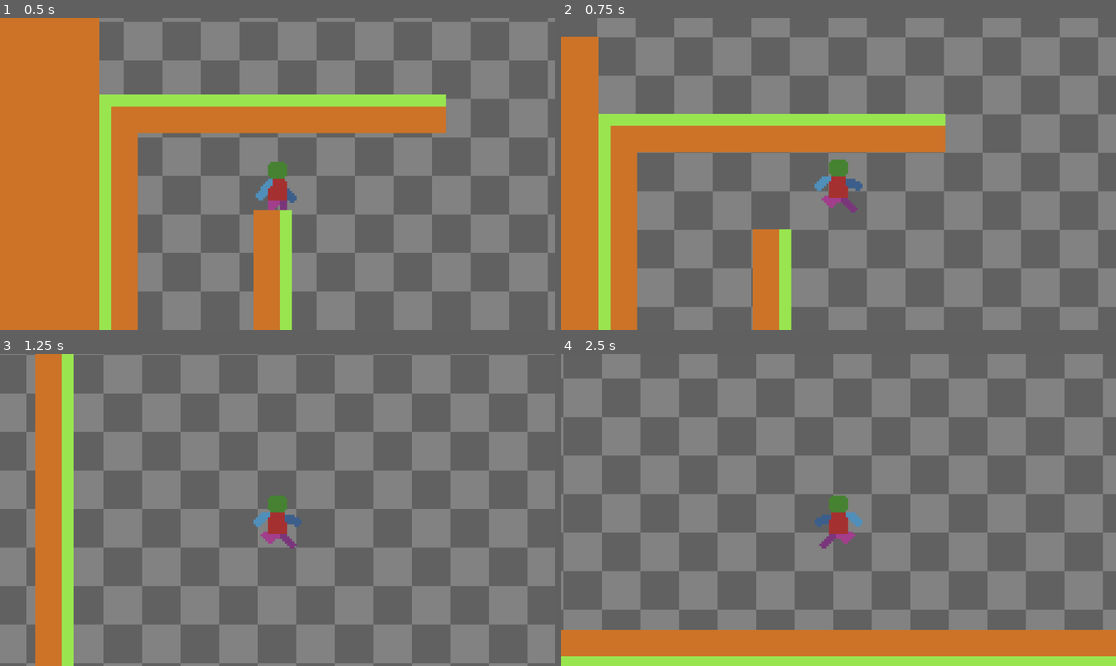
Above: before the commit, frames 1-4 (two rows, left to right).
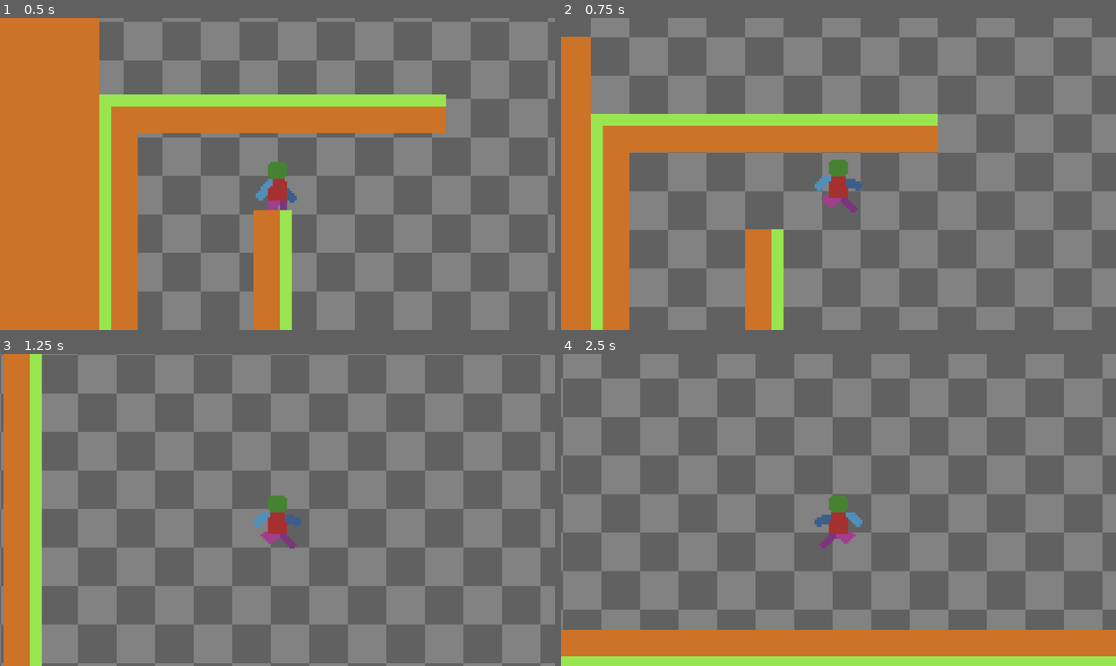
Above: after the commit, the same moments.

Repository: banjobanana/GameJam
Game: Godot game, scene res://Scenes/node_2d.tscn
Two runs of this game, one before a commit and one after it. Both use one fixed random seed, a clock stepped at 60 frames per second and the inputs below.
Inputs:
- Up to frame 1 (0.5 s): no input
- Up to frame 2 (0.75 s): hold D (Right) from 0.53 s (still down); hold Space (Jump) from 0.53 s (still down)
- Up to frame 3 (1.25 s): keep holding D (Right); keep holding Space (Jump)
- Up to frame 4 (2.5 s): release Space (Jump) at 1.28 s; tap Space (Jump) at 1.35, 1.52, 1.82 s; release D (Right) at 2.03 s; hold A (Left) from 2.03 s (still down); hold Space (Jump) from 2.03 s (still down)

Frame 1 is identical in both runs. In frame 2, 16% of the frame differs, in the area x 5-97%, y 0-100%; in frame 3, 69%; in frame 4, 85%, in the area x 0-100%, y 0-89%.

Commit message:
Wall Slide
Wall slide implemented
set up dependecies for wall jump

Diff:
--- a/project-box/Scenes/States.gd
+++ b/project-box/Scenes/States.gd
@@ -6,3 +6,5 @@
 @onready var Jump = $Jump
 @onready var JumpPeak = $JumpPeak
 @onready var Fall  = $Fall
+@onready var WallCling: = $WallCling
+@onready var  WallJump = $WallJump
--- a/project-box/Scenes/player.tscn
+++ b/project-box/Scenes/player.tscn
@@ -9,6 +9,16 @@
 [ext_resource type="Script" uid="uid://bysuikivgfwxt" path="res://States/JumpState.gd" id="7_3smsa"]
 [ext_resource type="Script" uid="uid://beiqu4o7cs886" path="res://States/JumpPeakState.gd" id="8_8erm5"]
 [ext_resource type="Script" uid="uid://vvpi5bakvxb0" path="res://States/FallState.gd" id="9_f1ek2"]
+[ext_resource type="Script" uid="uid://450ng7h7sogj" path="res://States/WallJumpState.gd" id="10_tx1dd"]
+[ext_resource type="Script" uid="uid://cu77dp0u4o4u5" path="res://States/WallClingState.gd" id="11_gymyn"]
+
+[sub_resource type="AtlasTexture" id="AtlasTexture_tx1dd"]
+atlas = ExtResource("1_4flbx")
+region = Rect2(0, 320, 32, 32)
+
+[sub_resource type="AtlasTexture" id="AtlasTexture_gymyn"]
+atlas = ExtResource("1_4flbx")
+region = Rect2(0, 352, 32, 32)
 
 [sub_resource type="AtlasTexture" id="AtlasTexture_pylmc"]
 atlas = ExtResource("1_4flbx")
@@ -88,6 +98,22 @@
 
 [sub_resource type="SpriteFrames" id="SpriteFrames_b26j0"]
 animations = [{
+"frames": [{
+"duration": 1.0,
+"texture": SubResource("AtlasTexture_tx1dd")
+}],
+"loop": true,
+"name": &"WallCling",
+"speed": 5.0
+}, {
+"frames": [{
+"duration": 1.0,
+"texture": SubResource("AtlasTexture_gymyn")
+}],
+"loop": true,
+"name": &"WallJump",
+"speed": 5.0
+}, {
 "frames": [{
 "duration": 1.0,
 "texture": SubResource("AtlasTexture_pylmc")
@@ -167,18 +193,18 @@
 }]
 
 [sub_resource type="RectangleShape2D" id="RectangleShape2D_n7ghd"]
-size = Vector2(11, 21)
+size = Vector2(8, 21)
 
 [node name="CharacterBody2D" type="CharacterBody2D"]
 script = ExtResource("1_onrkg")
 
 [node name="AnimatedSprite2D" type="AnimatedSprite2D" parent="."]
 sprite_frames = SubResource("SpriteFrames_b26j0")
-animation = &"idle"
+animation = &"WallJump"
 autoplay = "idle"
 
 [node name="CollisionShape2D" type="CollisionShape2D" parent="."]
-position = Vector2(-0.5, 4.5)
+position = Vector2(0, 4.5)
 shape = SubResource("RectangleShape2D_n7ghd")
 
 [node name="Statemachine" type="Node" parent="."]
@@ -201,6 +227,12 @@
 
 [node name="Fall" type="Node" parent="Statemachine"]
 script = ExtResource("9_f1ek2")
+
+[node name="WallJump" type="Node" parent="Statemachine"]
+script = ExtResource("10_tx1dd")
+
+[node name="WallCling" type="Node" parent="Statemachine"]
+script = ExtResource("11_gymyn")
 
 [node name="Camera2D" type="Camera2D" parent="."]
 zoom = Vector2(5, 5)
@@ -211,3 +243,11 @@
 
 [node name="CoyoteTimer" type="Timer" parent="."]
 one_shot = true
+
+[node name="RayCastRight" type="RayCast2D" parent="."]
+position = Vector2(4, 13)
+target_position = Vector2(4, 0)
+
+[node name="RayCastLeft" type="RayCast2D" parent="."]
+position = Vector2(-4, 13)
+target_position = Vector2(-4, 0)
--- a/project-box/Scritps/player.gd
+++ b/project-box/Scritps/player.gd
@@ -3,24 +3,37 @@
 
 #constants
 const RUNSPEED = 150.0
+const GROUNDACCELARATION = 40
+const GROUNDDECELARATION = 20
+const AIRACCELARATION = 15
+const AIRDECELARATION = 20
+const AIRMOVESPEEDMULT = 0.6
+
 const JUMPVELOCITY = -140
 const GRAVITYJUMP = 290
+const MAXJUMPS=1
+const VARIABLEJUMPMULTIPLIER = 0.5
 const GRAVITYFALL = 500
 const MAXFALLVELOCITY = 300
-const ACCELARATION = 40
-const DECELARATION = 20
-const MAXJUMPS=1
-const VARIABLEJUMPMULTIPLIER = 0.5
-const AIRMOVESPEEDMULT = 0.6
+
 const JUMPBUFFERTIME = 0.15 #9 frames FPS/frames needed
 const COYOTETIME = 0.1 #6 frames
 
+const WALLKICKACCELARATION = 4
+const WALLKICKDECELARATION = 5
+const WALLJUMPYSPEEDPEAK = 0
+const WALLJUMPVELOCITY = -190
+const WALLJUMPHSPEED = 120
+const WALLCLINGSPEEDMULT = 0.9
 #variables
+var Accelaration = GROUNDACCELARATION
+var Decelaration = GROUNDDECELARATION
 var moveSpeed=RUNSPEED
 var jumpSpeed=JUMPVELOCITY
 var moveDirectionX=0
 var jumps=0 #number of jumps done
 var facing=1
+var wallDirection = Vector2.ZERO
 
 #input variables
 var keyUp=false
@@ -37,6 +50,8 @@
 @onready var camera_2d: Camera2D = $Camera2D
 @onready var jump_buffer: Timer = $JumpBuffer
 @onready var coyote_timer: Timer = $CoyoteTimer
+@onready var ray_cast_right: RayCast2D = $RayCastRight
+@onready var ray_cast_left: RayCast2D = $RayCastLeft
 
 #StateMachine
 var currentState = null
@@ -59,7 +74,9 @@
 	get_input_states()
 	currentState.Update(delta)
 	#movement
+	HandleWallCling()
 	HandleMaxFallVelocity()
+	GetWallDirection()
 	HorizontalMovement()
 	HandleJumping()
 	move_and_slide()
@@ -70,8 +87,16 @@
 		currentState=newState
 		previousState.ExitState()
 		newState.EnterState()
-		#print("State change from "+previousState.Name+" to "+newState.Name)
+		print("State change from "+previousState.Name+" to "+newState.Name)
 		return
+
+func GetWallDirection():
+	if ray_cast_right.is_colliding():
+		wallDirection = Vector2.RIGHT
+	elif ray_cast_left.is_colliding():
+		wallDirection = Vector2.LEFT
+	else:
+		wallDirection=Vector2.ZERO
 
 func get_input_states():
 	keyUp = Input.is_action_pressed("Up")
@@ -84,7 +109,7 @@
 	if keyRight: facing=1
 	if keyLeft: facing=-1
 
-func HorizontalMovement(accelaration: float = ACCELARATION, decelaration: float = DECELARATION):
+func HorizontalMovement(accelaration: float = Accelaration, decelaration: float = Decelaration):
 	moveDirectionX = Input.get_axis("Left","Right")
 	#if currentState == States.Jump or currentState == States.Fall:
 		#moveSpeed/=2
@@ -106,6 +131,25 @@
 	if is_on_floor():
 		jumps=0
 		ChangeState(States.Idle)
+
+func HandleWallJump():
+	GetWallDirection()
+	if ((keyJumpPressed or jump_buffer.time_left > 0) and wallDirection!= Vector2.ZERO):
+		print("walljump")
+		#ChangeState(States.WallJump)
+
+func HandleWallCling():
+	if (not is_on_floor()) and wallDirection!=Vector2.ZERO:
+		if wallDirection == Vector2.RIGHT:
+			if keyRight:
+				#print("Cl;ing")
+				ChangeState(States.WallCling)
+		elif wallDirection == Vector2.LEFT:
+			if moveDirectionX<0:
+				ChangeState(States.WallCling)
+		else:
+			if moveDirectionX==0:
+				ChangeState(States.Fall)
 
 func HandleJumping():
 	if is_on_floor():
--- a/project-box/States/FallState.gd
+++ b/project-box/States/FallState.gd
@@ -12,8 +12,9 @@
 func Update(_delta):
 	Player.HandleGravity(_delta,Player.GRAVITYFALL)
 	Player.HorizontalMovement()
-	Player.velocity.x *= Player.AIRMOVESPEEDMULT
+	#Player.velocity.x *= Player.AIRMOVESPEEDMULT
 	Player.HandleLanding()
+	Player.HandleWallJump()
 	Player.HandleJumping()
 	Player.HandleJumpBuffer()
 	HandleAnimations()
--- a/project-box/States/JumpState.gd
+++ b/project-box/States/JumpState.gd
@@ -13,13 +13,15 @@
 func Update(_delta):
 	Player.HandleGravity(_delta)
 	Player.HorizontalMovement()
-	Player.velocity.x *= Player.AIRMOVESPEEDMULT
+	#Player.velocity.x *= Player.AIRMOVESPEEDMULT
+	Player.HandleWallJump()
 	HandleJumpToFall()
 	HandleAnimations()
 
 func HandleJumpToFall():
 	if Player.velocity.y >= 0:
 		Player.ChangeState(States.Fall)
+	#variable jump height
 	if !Player.keyJump:
 		#print(Player.keyJump)
 		Player.velocity.y *= Player.VARIABLEJUMPMULTIPLIER
--- /dev/null
+++ b/project-box/States/WallClingState.gd
@@ -0,0 +1,30 @@
+extends PlayerState
+
+func EnterState():
+	Name="WallCling"
+
+func ExitState():
+	pass
+
+func Draw():
+	pass
+
+func Update(_delta):
+	Player.velocity.y *= Player.WALLCLINGSPEEDMULT
+	Player.HandleGravity(_delta)
+	Player.HorizontalMovement()
+	Player.HandleWallJump()
+	Player.HandleJumping()
+	Player.HandleJumpBuffer()
+	if Player.wallDirection == Vector2.RIGHT:
+		if !Player.keyRight:
+			Player.ChangeState(States.Fall)
+	elif Player.wallDirection==Vector2.LEFT:
+		if !Player.keyLeft:
+			Player.ChangeState(States.Fall)
+	else:
+		Player.ChangeState(States.Fall)
+	HandleAnimations()
+
+func HandleAnimations():
+	Player.animated_sprite_2d.play("WallCling")
--- /dev/null
+++ b/project-box/States/WallJumpState.gd
@@ -0,0 +1,13 @@
+extends PlayerState
+
+func EnterState():
+	pass
+
+func ExitState():
+	pass
+
+func Draw():
+	pass
+
+func Update(_delta):
+	pass
Not shown: 1 places in project-box/Scenes/player.tscn that only renumber resources
Not shown, added: project-box/States/WallClingState.gd.uid
Not shown, added: project-box/States/WallJumpState.gd.uid
